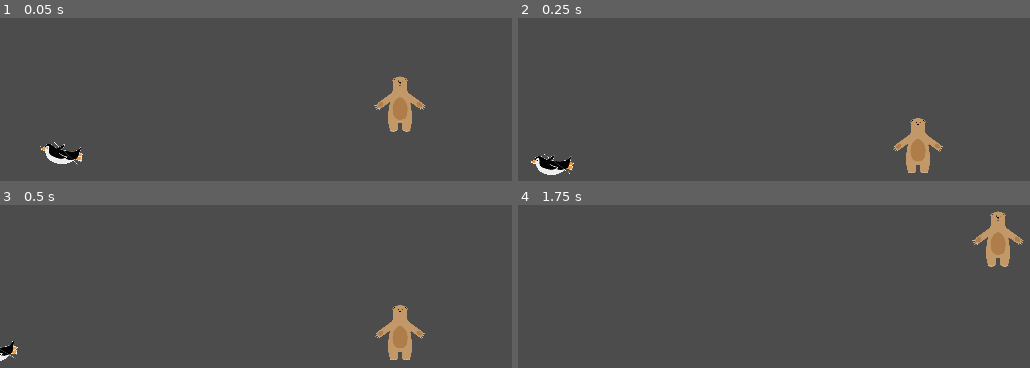
Above: before the commit, frames 1-4 (two rows, left to right).
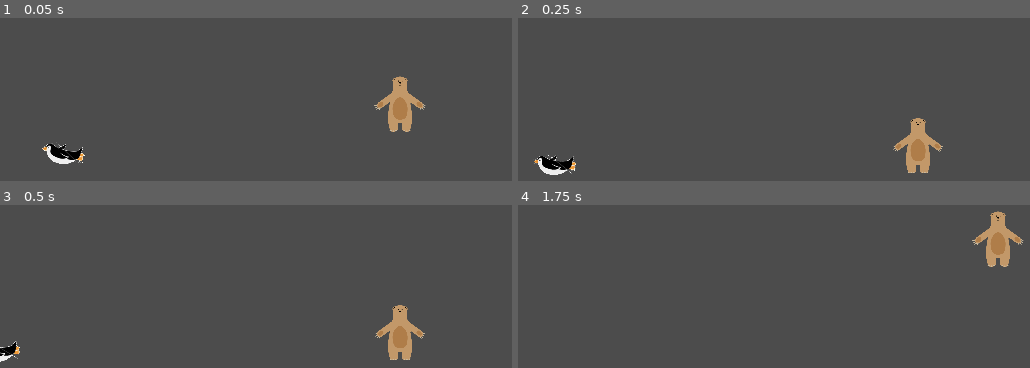
Above: after the commit, the same moments.

Repository: lendroit/ice-bear
Game: Godot game, scene res://World.tscn
The game is run twice, just before and just after one commit, with the same random seed, the same clock (stepped at 60 frames per second) and the same inputs.
Inputs:
- Up to frame 1 (0.05 s): no input
- Up to frame 2 (0.25 s): no input
- Up to frame 3 (0.5 s): no input
- Up to frame 4 (1.75 s): hold Right (walk_right) from 0.53 s (still down); tap Space (jump) at 0.77, 1.52 s

The runs differ from the first frame. In frame 1, 0.3% of the frame differs, in the area x 7-17%, y 76-91%; in frame 2, 0.4%, in the area x 2-12%, y 83-97%; in frame 3, 0.2%; in frame 4, nothing differs.

Commit message:
refacto Enemy to use state machine logic

Diff:
--- a/Enemy/Enemy.gd
+++ b/Enemy/Enemy.gd
@@ -1,12 +1,10 @@
 extends KinematicBody2D
 
 export (int) var speed = 200
-export (int) var direction = -1
 export (float) var friction = 0.1
 export (float) var acceleration = 0.25
 
-const MIN_DURATION_WALK_TIMER = 1
-const MAX_DURATION_WALK_TIMER = 2
+const POSSIBLE_TIMER_DURATIONS = [0.5, 1, 1.5, 2]
 
 onready var walking_timer = $WalkingTimer
 onready var sprite = $Sprite
@@ -14,50 +12,79 @@
 
 var walking := true
 var velocity := Vector2.ZERO
+var direction := Vector2.LEFT
+
+enum {
+	IDLE,
+	NEW_DIRECTION,
+	WALK
+}
+
+var state = WALK
+
+func _process(delta):
+	match state:
+		IDLE:
+			idle()
+
+		NEW_DIRECTION:
+			flip()
+			state = WALK
+
+		WALK:
+			walk()
 
 ##########
 
 func upd_walking_timer_duration():
-	walking_timer.set_wait_time(randf() * (MAX_DURATION_WALK_TIMER - MIN_DURATION_WALK_TIMER) + MIN_DURATION_WALK_TIMER)
+	walking_timer.set_wait_time(choose(POSSIBLE_TIMER_DURATIONS))
 
 func walk():
-	if(walking):
-		velocity.x = lerp(velocity.x, speed * direction, acceleration)
-		animation_player.play("Walking")
-	else:
-		velocity.x = lerp(velocity.x, 0, friction)
-		animation_player.play("Idle")
+	velocity.x = lerp(velocity.x, speed * direction.x, acceleration)
+	animation_player.play("Walking")
+
+func idle():
+	velocity.x = lerp(velocity.x, Vector2.ZERO.x, friction)
+	animation_player.play("Idle")
 
 func flip():
 	direction = -direction
 	sprite.flip_h = !sprite.flip_h
 
+func choose(array):
+	array.shuffle()
+	return array.front()
+
+func reset_timer():
+	upd_walking_timer_duration()
+	walking_timer.start()
+
 ##########
 
 func _ready():
-	upd_walking_timer_duration()
-	walking_timer.start()
+	reset_timer()
 
 func _physics_process(delta):
-	walk()
 	velocity.y += EngineParameters.GRAVITY * delta
 	velocity = move_and_slide(velocity, Vector2.UP)
 
 func _on_WalkingTimer_timeout():
-	walking = !walking
-	upd_walking_timer_duration()
-	walking_timer.start()
-	if(walking && randf() > 0.5):
-		flip()
+	reset_timer()
+	match state:
+		IDLE:
+			state = choose([WALK, NEW_DIRECTION])
+
+		WALK:
+			state = IDLE
 
 func _on_LeftCliffDetector_body_exited(body):
-	flip()
+	state = NEW_DIRECTION
 
 func _on_RightCliffDetector_body_exited(body):
-	flip()
+	state = NEW_DIRECTION
 
 func _on_LeftWallDetector_body_entered(body):
-	flip()
+	state = NEW_DIRECTION
 
 func _on_RightWallDetector_body_entered(body):
-	flip()
+	state = NEW_DIRECTION
